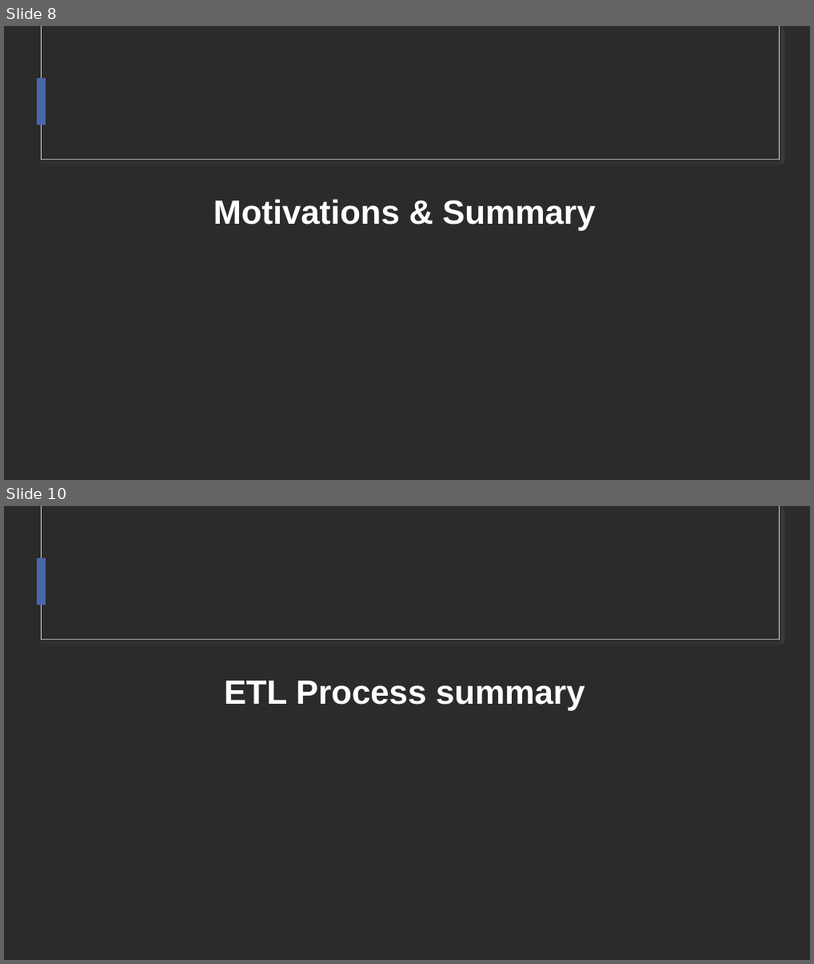
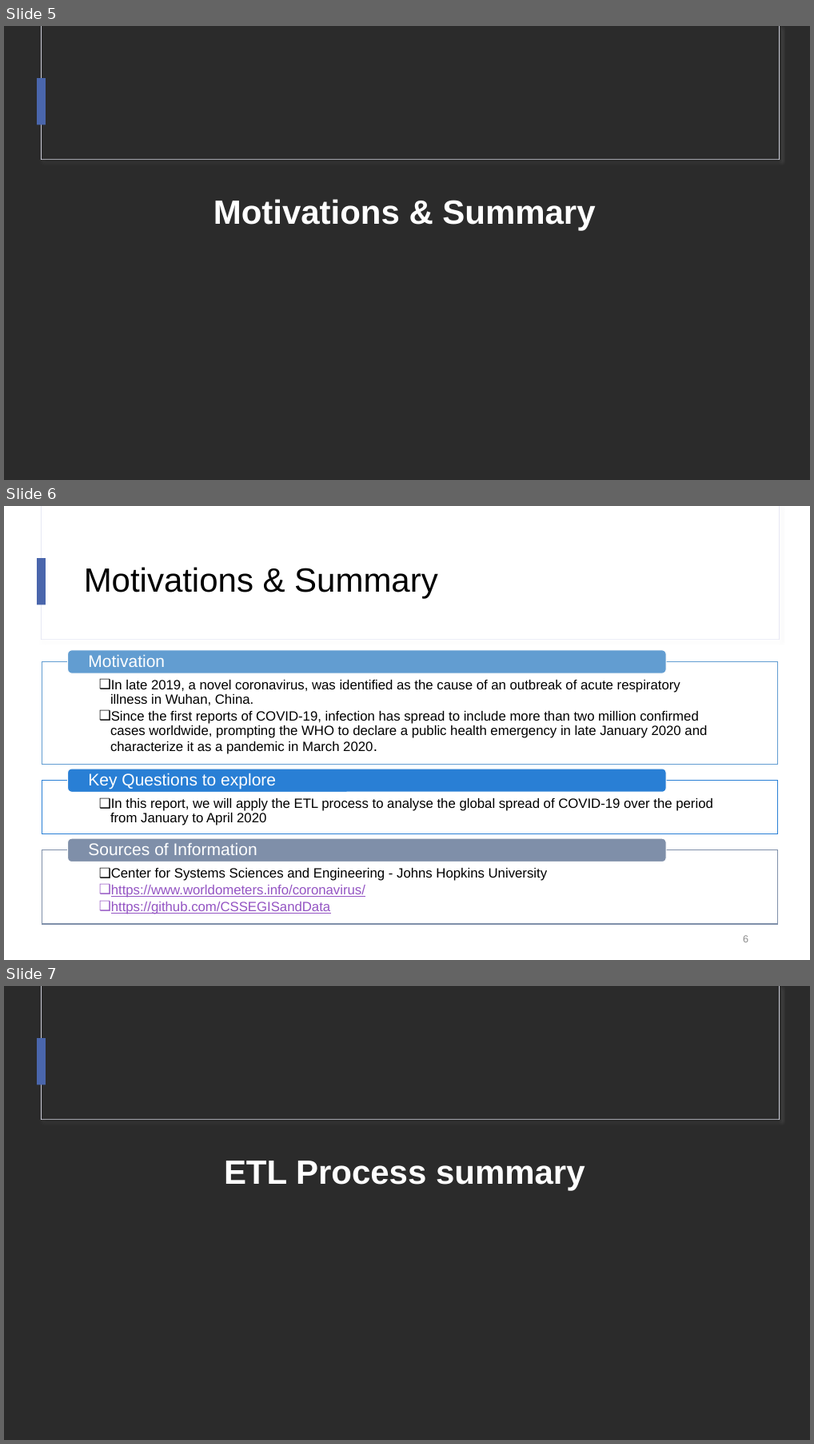
Before and after one commit to lujane-92/Project-2, a slide deck: ETL Project - Draft report.pptx. Shown one above the other, each under a label of ours: slides 8 and 10 before the commit, slides 5, 6 and 7 after it; the slides between them are not shown. The pictures are 814x964 and 814x1444 pixels, drawn with LibreOffice and Linux fonts; fonts in the diff are those of the drawing; background and template pictures are left out; a plain dark background stands for a picture behind light text. Boxes give left, top, right and bottom in pixels: in the first picture for what was removed or moved away, otherwise in the second. Text is boxed around its words. In the diff, an @@ line names an element or a change of style, - is before the commit and + after.

Commit message:
Updated report

```diff
--- a/ETL Project - Draft report.pptx
+++ b/ETL Project - Draft report.pptx
@@ slide 6 added at (4, 506, 810, 960), background #FFFFFF; not listed: 3 template elements that a slide beside it also shows @@
@@ title added at (84, 567, 438, 599), 40 pt, text #000000 @@
+Motivations & Summary
@@ group added at (42, 650, 779, 924): 6 texts, 3 rectangles, 3 rounded rectangles @@
+  ❑ In late 2019, a novel coronavirus, was identified as the cause of an outbreak of acute respiratory illness in Wuhan, China.
+  ❑ Since the first reports of COVID-19, infection has spread to include more than two million confirmed cases worldwide, prompting the WHO to declare a public health emergency in late January 2020 and characterize it as a pandemic in March 2020.
+Motivation
+  ❑ In this report, we will apply the ETL process to analyse the global spread of COVID-19 over the period from January to April 2020
+Key Questions to explore
+  ❑ Center for Systems Sciences and Engineering - Johns Hopkins University
+  ❑ https://www.worldometers.info/coronavirus/
+  ❑ https://github.com/CSSEGISandData
+Sources of Information
@@ page number added at (743, 935, 749, 942), 12 pt, text #8C8C8C @@
+6
@@ what was slide 8 is now slide 5 @@
@@ what was slide 10 is now slide 7 @@
```
Also in this commit, not shown: 2 other slides added, 8 slides removed.
